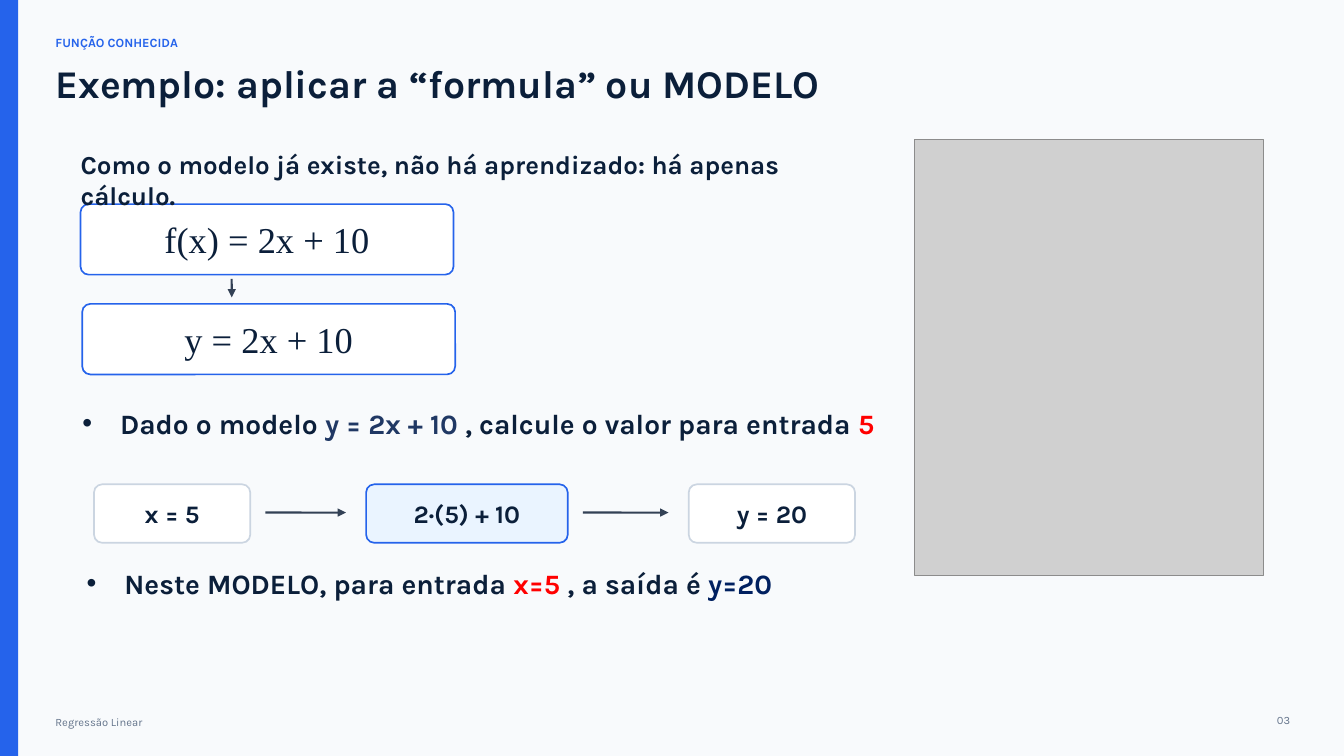
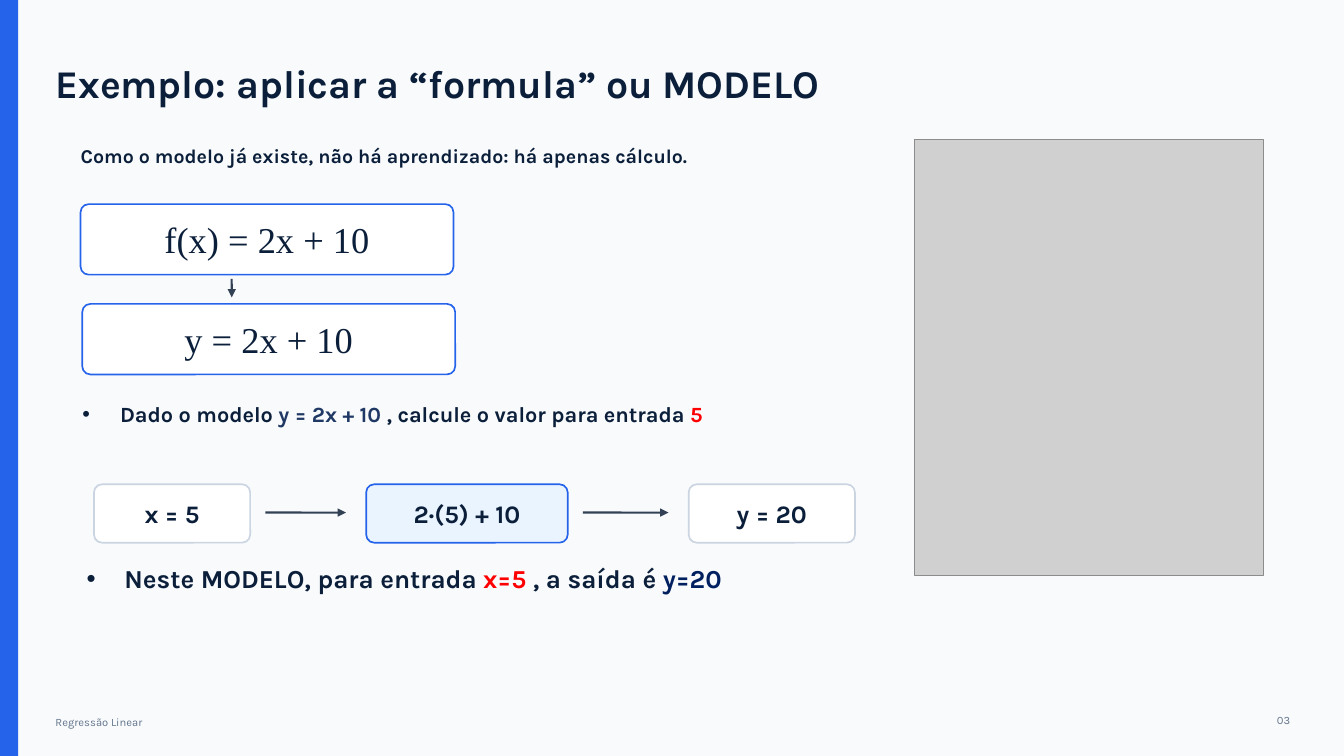
Before and after one commit to bruno-antonio-marques/2026-2-gestao-e-analise-de-dados-exercicios, a slide deck: slide 4 of 03-2026-08-25-coleta_de_dados_e_regressao_linear/aula_regressao_linear.pptx. Drawn at 1344x756 pixels with LibreOffice and Linux fonts; fonts in the diff are those of the drawing; grey boxes stand for pictures. Boxes give left, top, right and bottom in pixels: in the first picture for what was removed or moved away, otherwise in the second. Text is boxed around its words. In the diff, an @@ line names an element or a change of style, - is before the commit and + after.

```diff
--- a/03-2026-08-25-coleta_de_dados_e_regressao_linear/aula_regressao_linear.pptx
+++ b/03-2026-08-25-coleta_de_dados_e_regressao_linear/aula_regressao_linear.pptx
@@ text removed at (55, 36, 178, 50) @@
-FUNÇÃO CONHECIDA
@@ text "Como o modelo já existe, ..." at (81, 147, 687, 168): size 18.5 to 14 pt; line spacing 1 to 0.8 @@
@@ text "Dado o modelo y = ..." at (120, 407, 703, 428): size 20 to 15.5 pt; line spacing 1 to 0.8 @@
@@ text "Neste MODELO, para entrada x=5 ..." at (124, 568, 722, 595): size 20 to 18.5 pt; line spacing 1 to 0.9 @@
```
Also in this commit, not shown: 22 other slides changed, 2 slides added, 1 slide removed.
